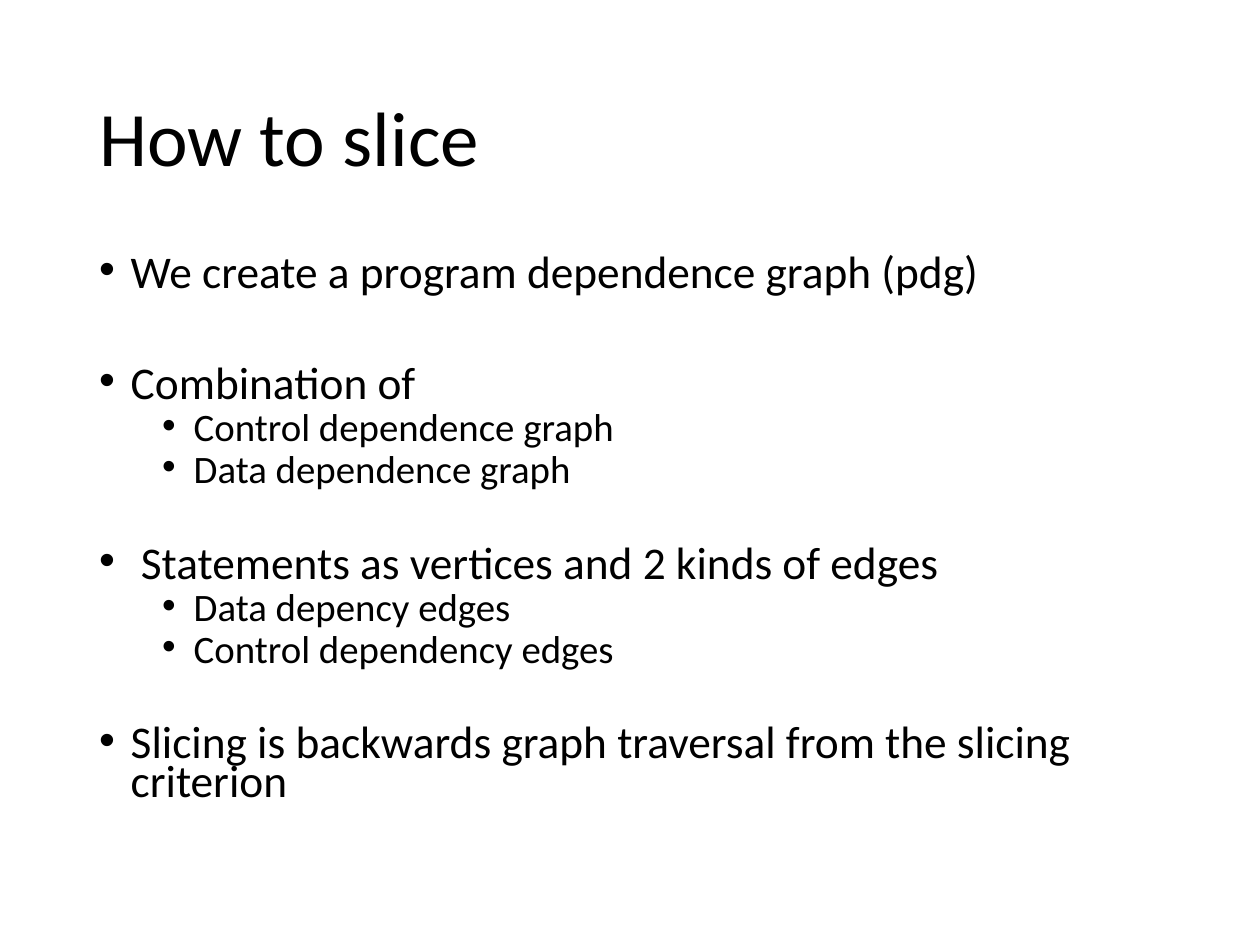
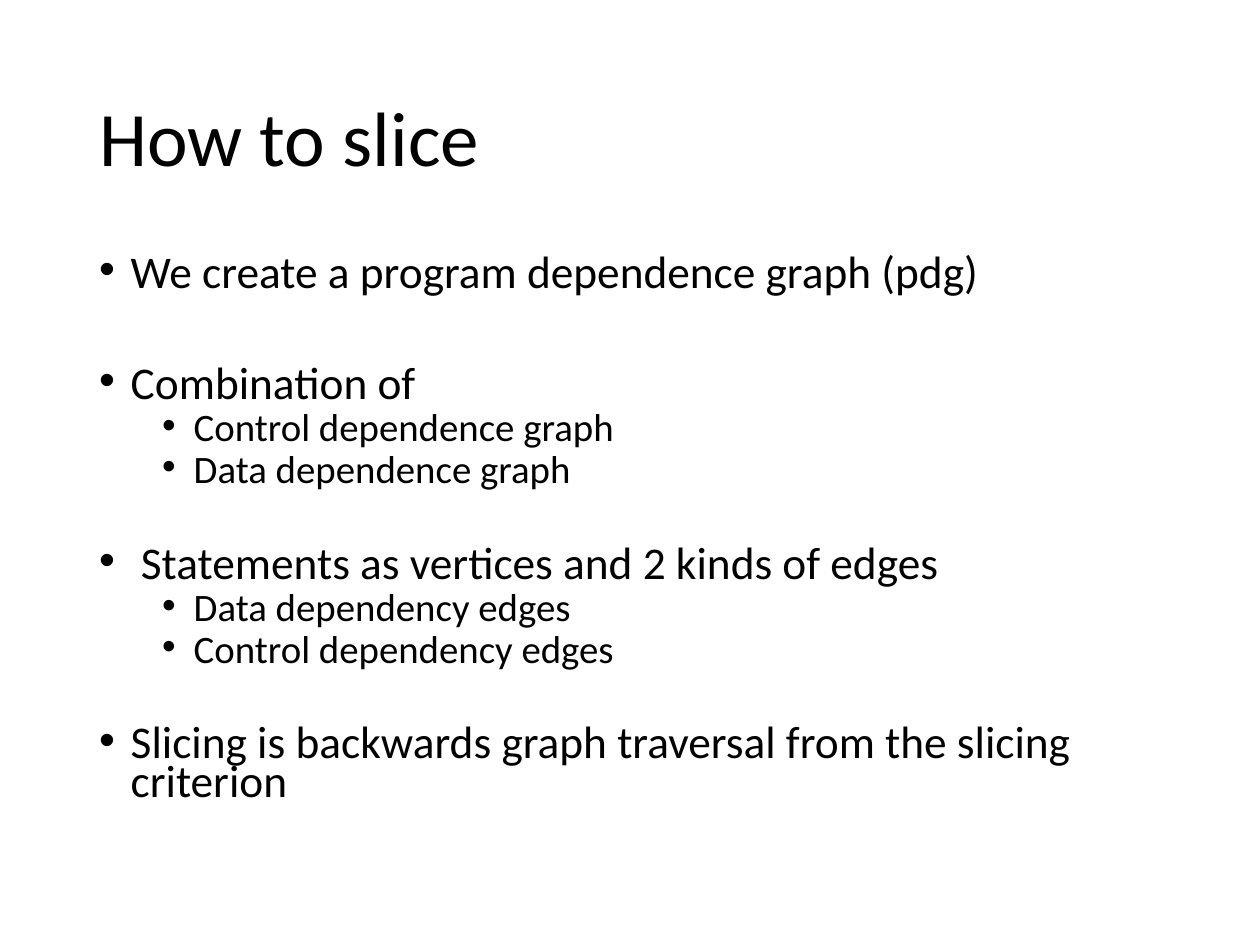
Before and after one commit to stg-tud/apsa, a slide deck: slide 5 of 2019/Slicing/Applied Static Analysis -Code Slicing.pptx. Drawn at 1260x945 pixels with LibreOffice and Linux fonts; fonts in the diff are those of the drawing. Boxes give left, top, right and bottom in pixels: in the first picture for what was removed or moved away, otherwise in the second. Text is boxed around its words. In the diff, an @@ line names an element or a change of style, - is before the commit and + after.

```diff
--- a/2019/Slicing/Applied Static Analysis -Code Slicing.pptx
+++ b/2019/Slicing/Applied Static Analysis -Code Slicing.pptx
@@ text at (x1=194, y1=594, x2=570, y2=628): text changed @@
-  • Data depency edges
+  • Data dependency edges
```
Also in this commit, not shown: 9 other slides changed, 1 other file.
